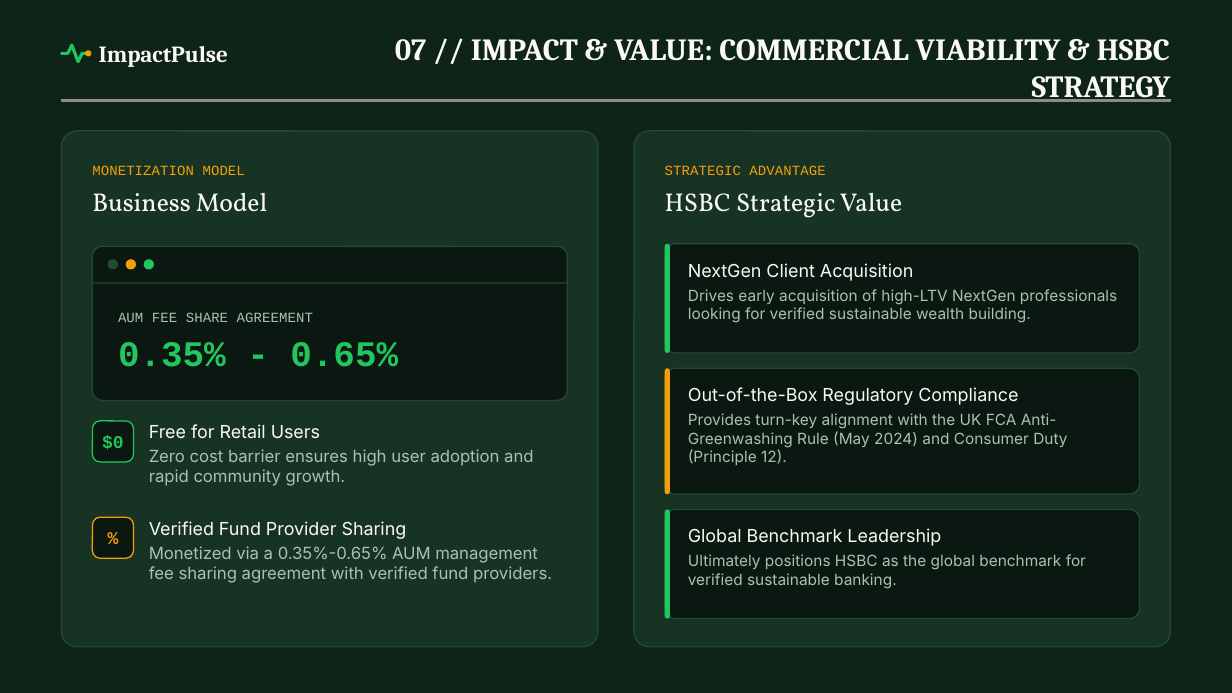
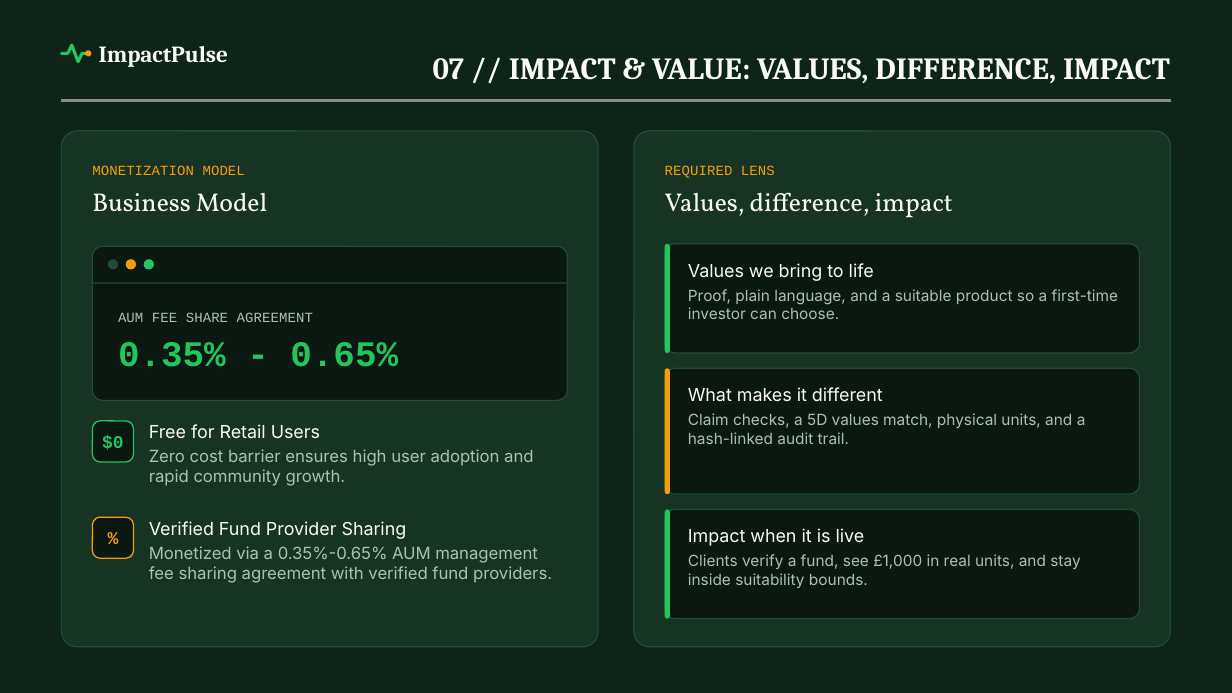
Before and after one commit to Siva-Subramaniam-DS/TCS-Project, a slide deck: slide 10 of ImpactPulse_TCS_Submission_12Slides.pptx. Drawn at 1232x693 pixels with LibreOffice and Linux fonts; fonts in the diff are those of the drawing; grey boxes stand for pictures; background and template pictures are left out. Boxes give left, top, right and bottom in pixels: in the first picture for what was removed or moved away, otherwise in the second. Text is boxed around its words. In the diff, an @@ line names an element or a change of style, - is before the commit and + after.

Commit message:
fix(deck): achieve 100% compliance across TCS Guidelines, HSBC Challenge Statement, and Judging Criteria

```diff
--- a/ImpactPulse_TCS_Submission_12Slides.pptx
+++ b/ImpactPulse_TCS_Submission_12Slides.pptx
@@ text at <box>433,58,1170,83</box>: text changed @@
-07 // IMPACT & VALUE: COMMERCIAL VIABILITY & HSBC STRATEGY
+07 // IMPACT & VALUE: VALUES, DIFFERENCE, IMPACT
@@ text at <box>665,165,953,218</box>: text changed; size 8.2 to 15 pt; font Courier New to Vollkorn; text colour #F59E0B to #FBF9F4 @@
-STRATEGIC ADVANTAGE
-HSBC Strategic Value
+REQUIRED LENS
+Values, difference, impact
@@ text at <box>688,263,1118,319</box>: text changed @@
-NextGen Client Acquisition
-Drives early acquisition of high-LTV NextGen professionals looking for verified sustainable wealth building.
+Values we bring to life
+Proof, plain language, and a suitable product so a first-time investor can choose.
@@ text at <box>688,387,1086,444</box>: text changed @@
-Out-of-the-Box Regulatory Compliance
-Provides turn-key alignment with the UK FCA Anti-Greenwashing Rule (May 2024) and Consumer Duty (Principle 12).
+What makes it different
+Claim checks, a 5D values match, physical units, and a hash-linked audit trail.
@@ text at <box>688,528,1080,588</box>: text changed @@
-Global Benchmark Leadership
-Ultimately positions HSBC as the global benchmark for verified sustainable banking.
+Impact when it is live
+Clients verify a fund, see £1,000 in real units, and stay inside suitability bounds.
```
Also in this commit, not shown: 11 other slides changed, 1 other file.
